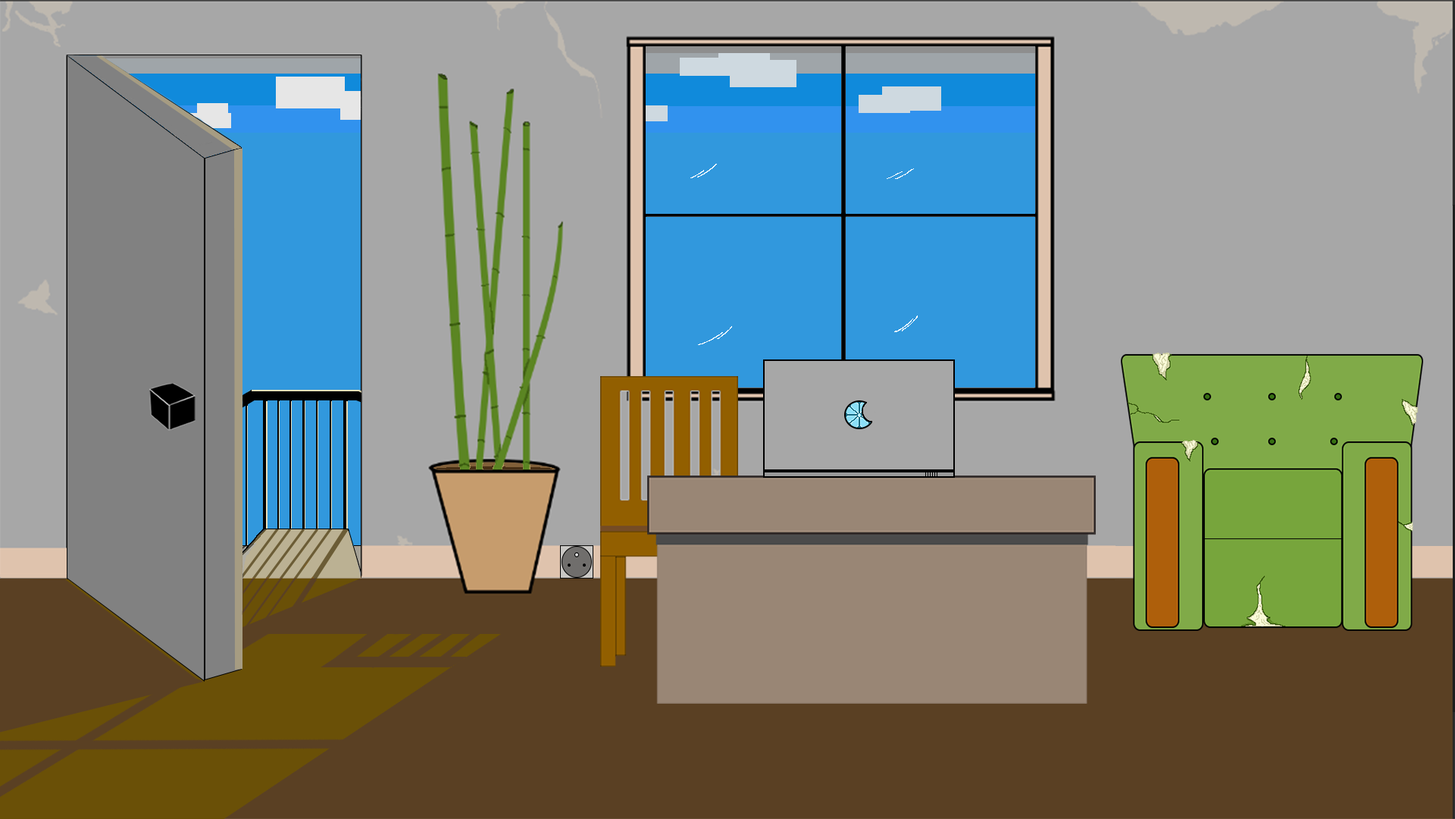
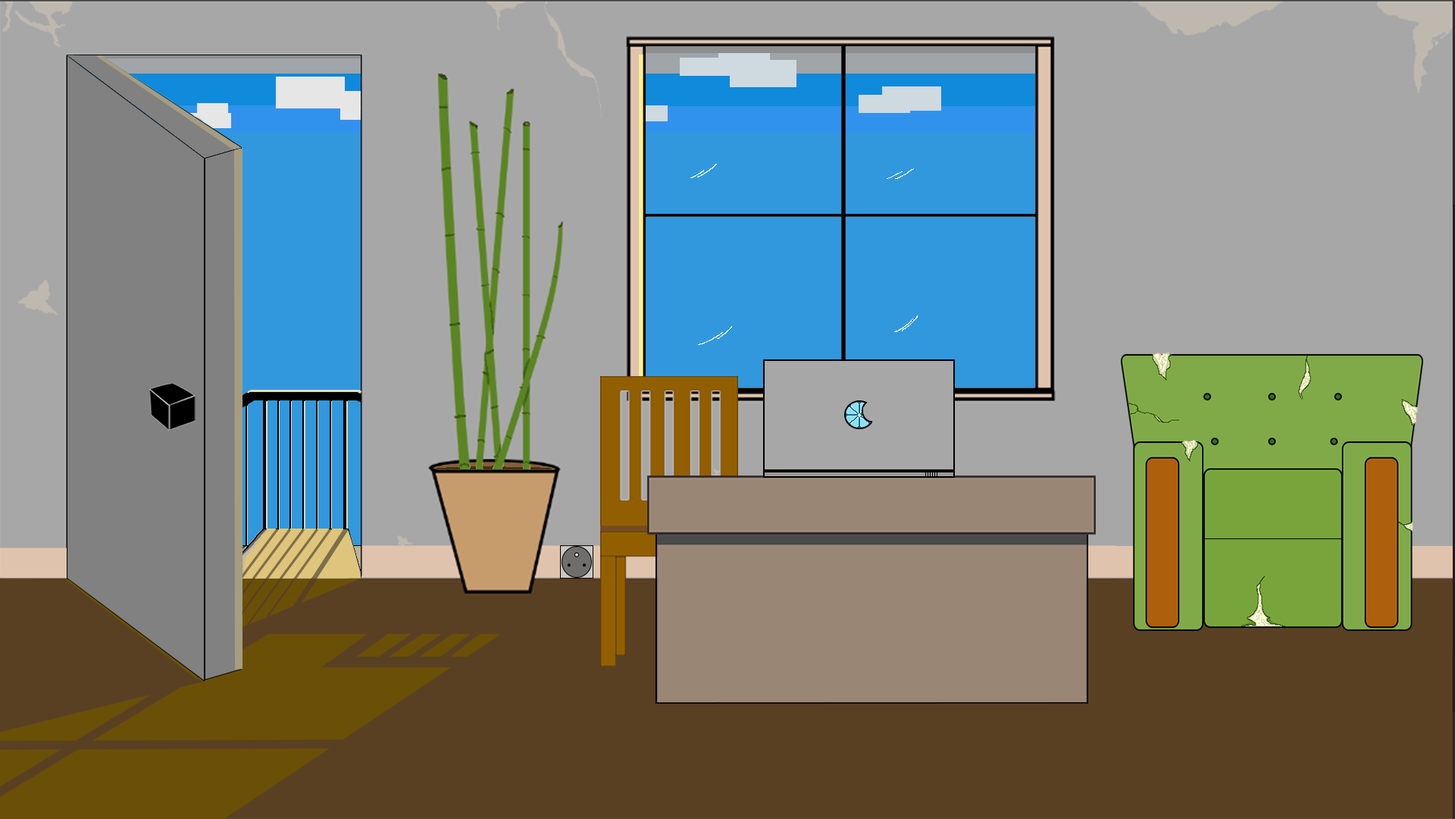
Comparing the layer stacks of the two 1455×819 images. Changes:
removed group "rembarde extérieur" (3 layers) over 242, 389, 362, 579
removed layer "Rectangle 20" (was soft light) from group "rembarde extérieur" over 242, 389, 362, 579
removed layer "Rectangle 16" from group "rembarde extérieur" over 242, 389, 362, 579
renamed "Rectangle 15" to "rembarde extérieur", moved it out of group "rembarde extérieur", painted on it over 242, 389, 362, 579
painted on "Rectangle 5" over 655, 534, 1089, 704
painted on "Bureau ," over 638, 54, 644, 376
